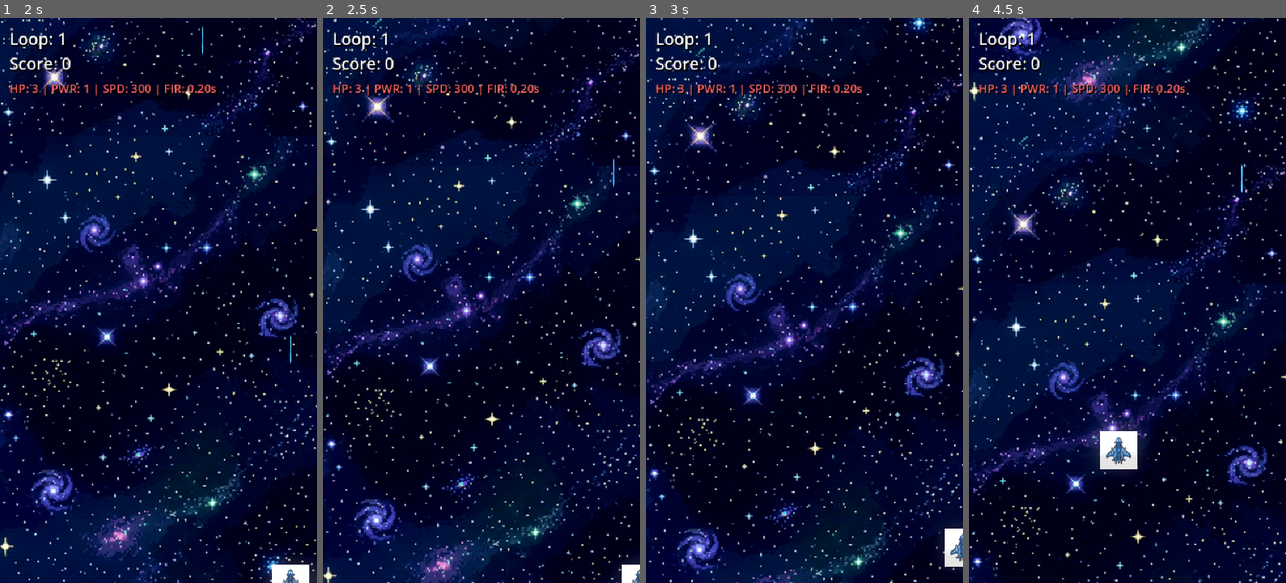
Above: before the commit, frames 1-4 (left to right).
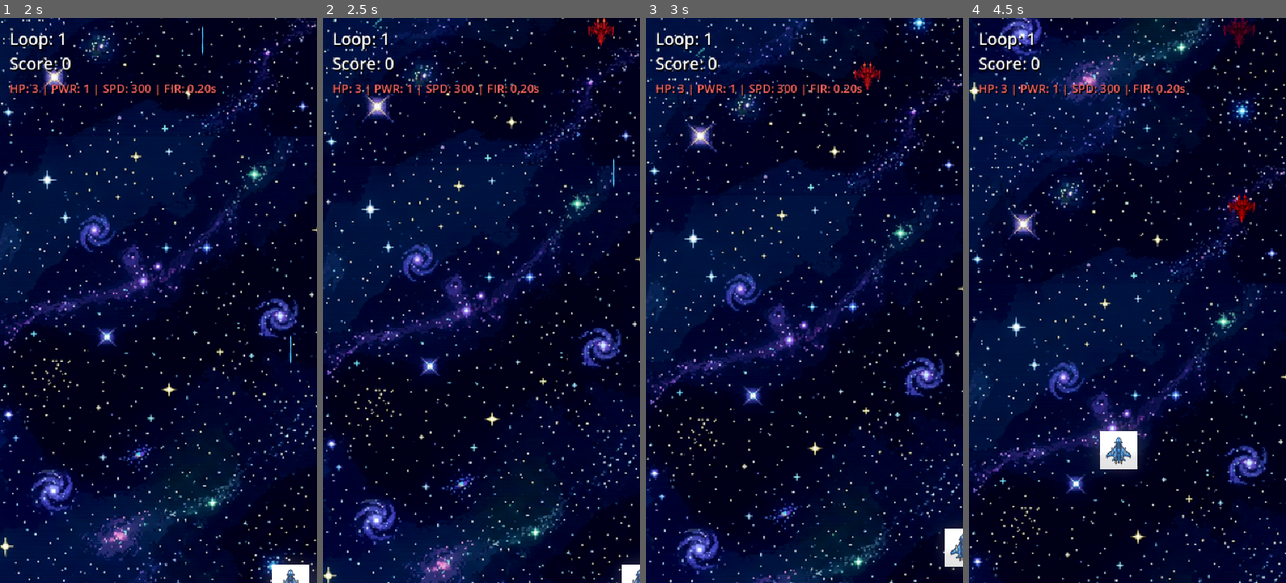
Above: after the commit, the same moments.

Repository: shaumik/prototype_alpha
Game: Godot game, scene res://scenes/Main.tscn
Two runs of this game, one before a commit and one after it. Both use one fixed random seed, a clock stepped at 60 frames per second and the inputs below.
Inputs:
- Up to frame 1 (2 s): tap Enter (ui_accept) at 0.5, 0.77, 1.52 s; hold Right (ui_right) 0.53-1.28 s; hold Down (ui_down) from 1.28 s (still down)
- Up to frame 2 (2.5 s): release Down (ui_down) at 2.03 s; hold Right (ui_right) from 2.03 s (still down)
- Up to frame 3 (3 s): release Right (ui_right) at 2.78 s; hold Up (ui_up) from 2.78 s (still down)
- Up to frame 4 (4.5 s): tap Enter (ui_accept) at 3.02, 3.77 s; release Up (ui_up) at 3.53 s; hold Left (ui_left) from 3.53 s (still down)

Frame 1 is identical in both runs. In frame 2, 0.2% of the frame differs, in the area x 83-92%, y 0-5%; in frame 3, 0.2%; in frame 4, 0.5%, in the area x 80-91%, y 0-37%.
Error before the commit: Parse Error: Expected new line after "\". (res://scripts/enemy.gd:16)

Commit message:
Fix syntax errors in enemy.gd

Diff:
--- a/scripts/enemy.gd
+++ b/scripts/enemy.gd
@@ -13,68 +13,72 @@
 @onready var sprite: Sprite2D = $Sprite2D
 
 var PowerupScene = preload("res://scenes/powerup.tscn")
-var ExplosionScene = preload(\"res://scenes/explosion.tscn\")\n
+var ExplosionScene = preload("res://scenes/explosion.tscn")
+
 func setup_difficulty(loop: int) -> void:
-    current_loop = loop
+	current_loop = loop
 
 func _ready() -> void:
-    max_health += (current_loop - 1)
-    speed *= (1.0 + (current_loop - 1) * 0.2)
-    score_value *= current_loop
+	max_health += (current_loop - 1)
+	speed *= (1.0 + (current_loop - 1) * 0.2)
+	score_value *= current_loop
 
-    current_health = max_health
+	current_health = max_health
 
-    var notifier = VisibleOnScreenNotifier2D.new()
-    notifier.screen_exited.connect(_on_screen_exited)
-    add_child(notifier)
+	var notifier = VisibleOnScreenNotifier2D.new()
+	notifier.screen_exited.connect(_on_screen_exited)
+	add_child(notifier)
 
-    body_entered.connect(_on_body_entered)
-    area_entered.connect(_on_area_entered)
+	body_entered.connect(_on_body_entered)
+	area_entered.connect(_on_area_entered)
 
 func _process(delta: float) -> void:
-    position.y += speed * delta
+	position.y += speed * delta
 
 func _on_screen_exited() -> void:
-    # Despawn if leaving the bottom of the screen
-    if position.y > 0:
-        queue_free()
+	# Despawn if leaving the bottom of the screen
+	if position.y > 0:
+		queue_free()
 
 func _on_body_entered(body: Node2D) -> void:
-    if body is Player:
-        body.take_damage(1)
-        die() # Destroy self upon crashing into player
+	if body is Player:
+		body.take_damage(1)
+		die() # Destroy self upon crashing into player
 
 func _on_area_entered(area: Area2D) -> void:
-    # Handle overlap with other Area2Ds if necessary,
-    # but laser handles its own damage output when entering an area.
-    pass
+	# Handle overlap with other Area2Ds if necessary,
+	# but laser handles its own damage output when entering an area.
+	pass
 
 func take_damage(amount: int) -> void:
-    current_health -= amount
+	current_health -= amount
 
-    sprite.modulate = Color.RED
-    await get_tree().create_timer(0.1).timeout
-    if is_instance_valid(sprite): # Might have died and freed within await
-        sprite.modulate = Color.WHITE
+	sprite.modulate = Color.RED
+	await get_tree().create_timer(0.1).timeout
+	if is_instance_valid(sprite): # Might have died and freed within await
+		sprite.modulate = Color.WHITE
 
-    if current_health <= 0:
-        die()
+	if current_health <= 0:
+		die()
 
 func die() -> void:
-    var expl = ExplosionScene.instantiate()\n    expl.global_position = global_position\n    get_tree().current_scene.call_deferred(\"add_child\", expl)\n    died.emit(score_value)
+	var expl = ExplosionScene.instantiate()
+	expl.global_position = global_position
+	get_tree().current_scene.call_deferred("add_child", expl)
+	died.emit(score_value)
 
-    # 10% chance to drop permanent or temporary powerup
-    if randf() < 0.1:
-        var powerup = PowerupScene.instantiate()
-        powerup.global_position = global_position
-        powerup.randomize_type = true
-        get_tree().current_scene.call_deferred("add_child", powerup)
-    elif randf() < 0.05:
-        var buffs = [Powerup.PowerupType.PERM_DMG, Powerup.PowerupType.PERM_SPEED, Powerup.PowerupType.PERM_HP]
-        var powerup = PowerupScene.instantiate()
-        powerup.global_position = global_position
-        powerup.type = buffs[randi() % buffs.size()]
-        powerup.randomize_type = false
-        get_tree().current_scene.call_deferred("add_child", powerup)
+	# 10% chance to drop permanent or temporary powerup
+	if randf() < 0.1:
+		var powerup = PowerupScene.instantiate()
+		powerup.global_position = global_position
+		powerup.randomize_type = true
+		get_tree().current_scene.call_deferred("add_child", powerup)
+	elif randf() < 0.05:
+		var buffs = [Powerup.PowerupType.PERM_DMG, Powerup.PowerupType.PERM_SPEED, Powerup.PowerupType.PERM_HP]
+		var powerup = PowerupScene.instantiate()
+		powerup.global_position = global_position
+		powerup.type = buffs[randi() % buffs.size()]
+		powerup.randomize_type = false
+		get_tree().current_scene.call_deferred("add_child", powerup)
 
-    queue_free()
+	queue_free()
